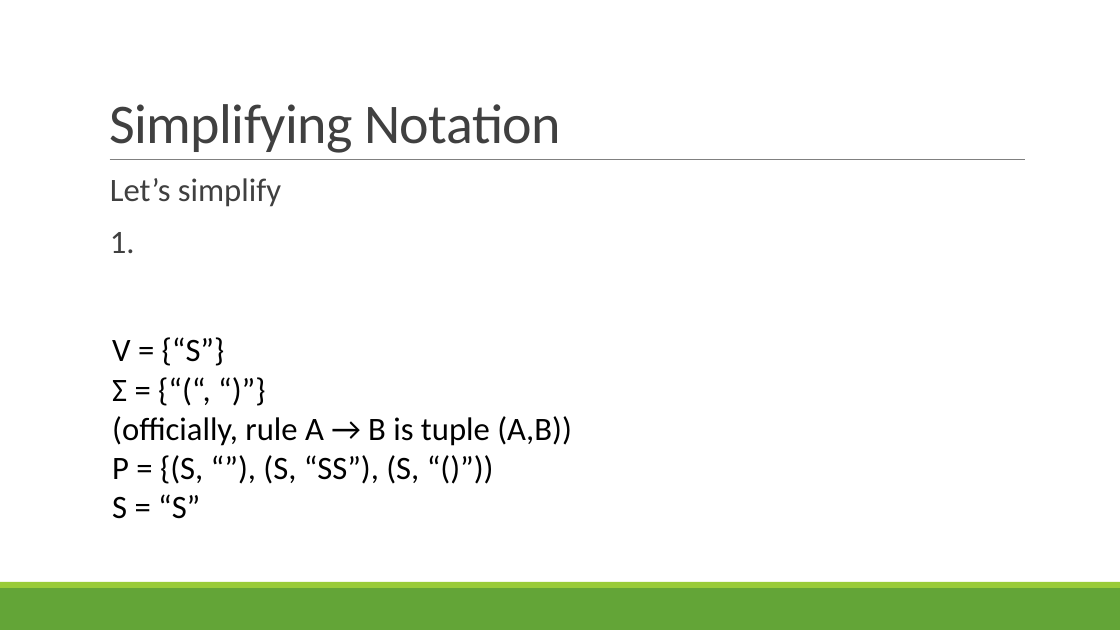
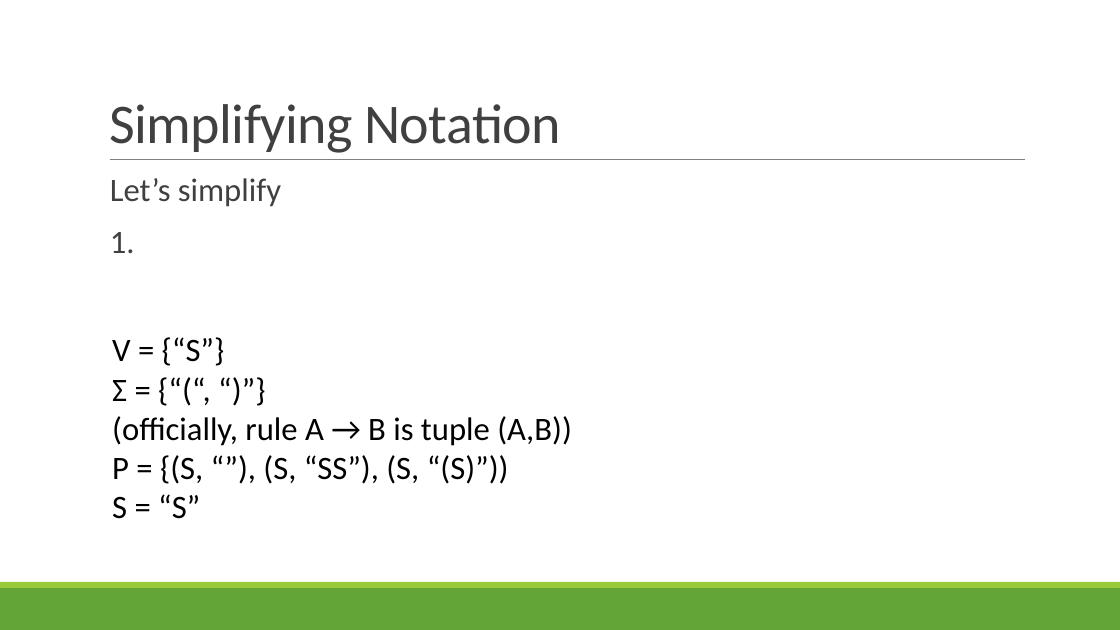
Before and after one commit to rbohrer/pl-course, a slide deck: slide 42 of LectureSlides/03Parsing.pptx. Drawn at 1120x630 pixels with LibreOffice and Linux fonts; fonts in the diff are those of the drawing. Boxes give left, top, right and bottom in pixels: in the first picture for what was removed or moved away, otherwise in the second. Text is boxed around its words. In the diff, an @@ line names an element or a change of style, - is before the commit and + after.

```diff
--- a/LectureSlides/03Parsing.pptx
+++ b/LectureSlides/03Parsing.pptx
@@ text at box(112, 416, 572, 484): text changed @@
-  (officially, rule A → B is tuple (A,B))
-  P = {(S, “”), (S, “SS”), (S, “()”))
+  (officially, rule A → B is tuple (A,B))
+  P = {(S, “”), (S, “SS”), (S, “(S)”))
```
Also in this commit, not shown: 13 other slides changed.
